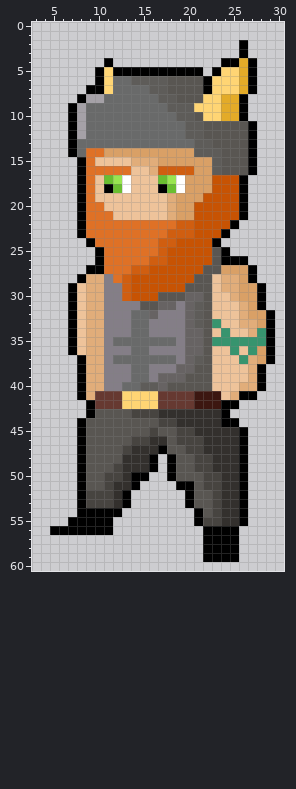
One commit to this pixel-art sprite: Assets/Sprites/Player/IdleLeftDown/player_links_vorn5.png. The first picture shows the starting point.
The file is 38x64 pixels. Colours within 5 levels of each other are drawn and written as one. Shown: x 3..30, y 0..60.
The result:
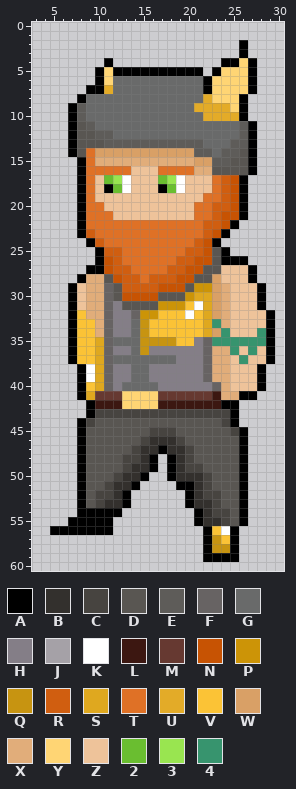
Palette (. is transparent): A #000000  B #33302d  C #474440  D #595652  E #5e5c59  F #676363  G #696a6a  H #847e87  J #a5a1a7  K #ffffff  L #3c1711  M #663931  N #c75303  P #cc9407  Q #c79411  R #d05e10  S #dfa81f  T #df7126  U #e3ab28  V #fbc336  W #d9a066  X #e1ad7a  Y #ffd574  Z #eec39a  2 #6abe30  3 #99e550  4 #37946e
The commit says: neues Sprite für Player
The exact change:
Changed rows in their new state; - is an unchanged pixel.
first column x 7:
 4 -------------------Y--
 5 -------------------Y--
 6 -------GGGGGGGG----Y--
 7 ----U----GGGGGG----Y--
 8 --GG------GGGGGU-YY---
 9 -E---------GGGUUU-Y---
10 -E----------GGGUU-----
11 -DE----------GGGGGGE--
12 -DDEE--------GGGGGGE--
13 -DDDEEEEEEEEEE-GGGEE--
14 -D-W------------GEE---
15 ---XXXX---XXXX---E----
16 ---------ZTTTTXXD-----
17 -------------ZZZTR----
18 -------------ZZZTR----
19 -----------ZZZZTTR----
20 -----------ZZZTTRR----
21 -----------ZZZTTR-----
22 ------------TTTRR-----
23 --R--------TTTTR------
24 ---R------TTTTR-------
25 ----RR----TTTRR-------
26 ----NR---TTTRR--------
27 ----NRRTTTTRR----ZZZ--
28 ----DN-RTRRR----WZZZ--
29 ----FD-RRR----PPW-ZZZ-
30 ----FDN------PSSWXZZZ-
31 ----F-DD--PPPVKSWX-ZZ-
32 -V--F--FPPVVVKVSWX-ZZZ
33 -VV-F---QVVVVVVS-X-ZZZ
34 -VV-F---QVVVVVVSW---Z-
35 -VVSF---QQQQVVHF------
36 -VVSF---Q----HHFXX---Z
37 AVVSF--------HHFXX--ZZ
38 --KSF-------HHHFXX--Z-
39 --KSF-----HHHHHFXX--Z-
40 --VSF---GGHHHHHHFX-ZZ-
41 --S-----------MM-X----
42 ---LLL----LLLL--------
43 ---CCCC---CCCCCCCCA---
44 --C-------DDDDDDDC----
45 ----------CCDDDDDDC---
46 -------D---B-DDDDDD---
47 ------DC---BB-DDDDD---
48 ------CC----BCDDDDD---
49 -----DC-----BC-DDDD---
50 ----D--B----BBB-DDD---
51 --------------B-DDD---
52 --D-----------BC-DD---
53 --D-B---------BB-DD---
54 ---------------B-CD---
55 ---------------BBCD---
56 ----------------VK----
57 ----------------QV----
58 ----------------QQ----
Changed places in both pictures, as pixel boxes (x1, y1, x2, y2):
changed: (68, 58, 266, 553)
